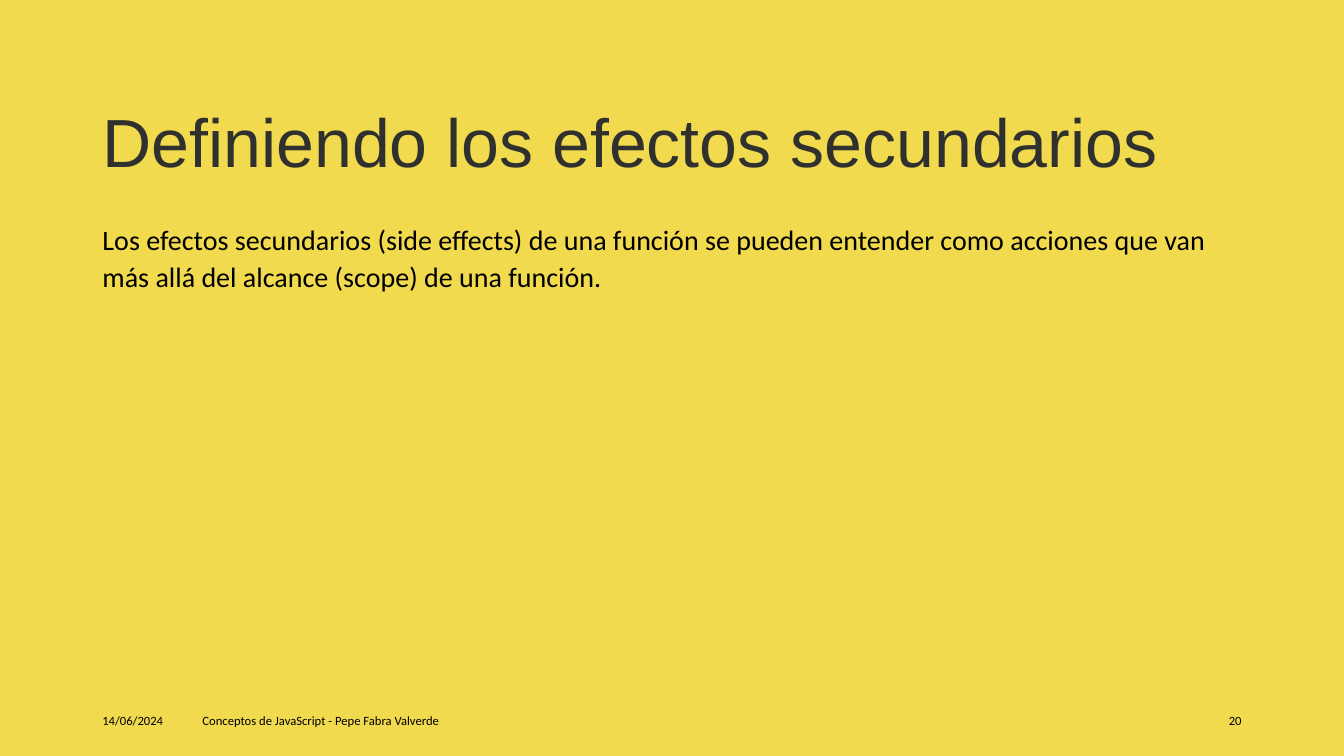
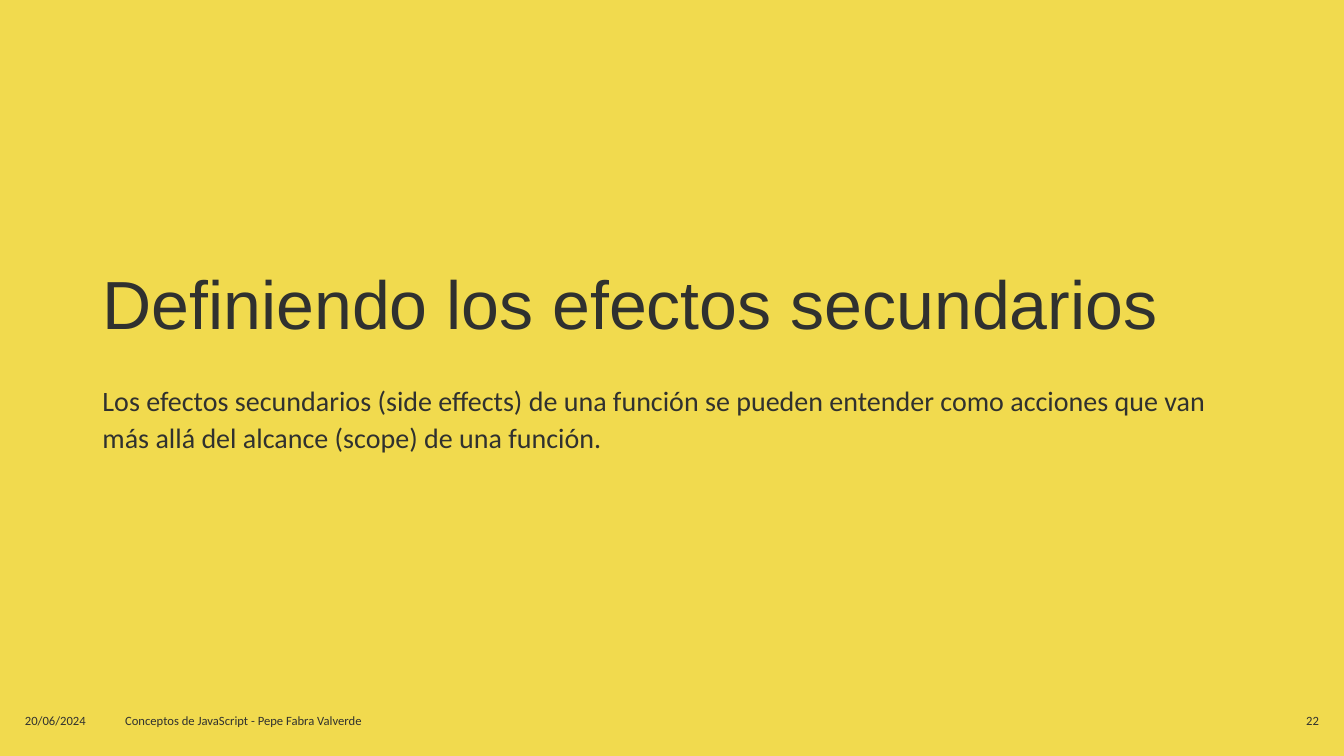
Before and after one commit to jofaval/talks-about, a slide deck: slide 22 of concepts-of-js/conceps-of-js.es.pptx (slide 20 before the commit). Drawn at 1344x756 pixels with LibreOffice and Linux fonts; fonts in the diff are those of the drawing. Boxes give left, top, right and bottom in pixels: in the first picture for what was removed or moved away, otherwise in the second. Text is boxed around its words. In the diff, an @@ line names an element or a change of style, - is before the commit and + after.

```diff
--- a/concepts-of-js/conceps-of-js.es.pptx
+++ b/concepts-of-js/conceps-of-js.es.pptx
@@ title "Definiendo los efectos secundarios": place and size @@
-title "Definiendo los efectos secundarios" at box(102, 117, 1158, 168)
+title "Definiendo los efectos secundarios" at box(102, 279, 1158, 330)
@@ text "Los efectos secundarios (side effects) ...": place and size @@
-text "Los efectos secundarios (side effects) ..." at box(102, 229, 1204, 292)
+text "Los efectos secundarios (side effects) ..." at box(102, 390, 1204, 453)
@@ text "Los efectos secundarios (side effects) ..." at box(102, 390, 1204, 453): text colour #000000 to #30312F @@
@@ text at box(25, 716, 86, 726): text changed; text colour #000000 to #30312F @@
-14/06/2024
+20/06/2024
@@ text "Conceptos de JavaScript - Pepe ..." at box(125, 716, 361, 727): text colour #000000 to #30312F @@
@@ text "Conceptos de JavaScript - Pepe ...": place and size @@
-text "Conceptos de JavaScript - Pepe ..." at box(202, 716, 439, 727)
+text "Conceptos de JavaScript - Pepe ..." at box(125, 716, 361, 727)
@@ page number removed at box(1229, 717, 1242, 725) @@
-20
@@ page number added at box(1306, 717, 1319, 725), 9 pt, text #30312F @@
+22
```
Also in this commit, not shown: 119 other slides changed, 12 slides added, 10 slides removed, 21 other files.
